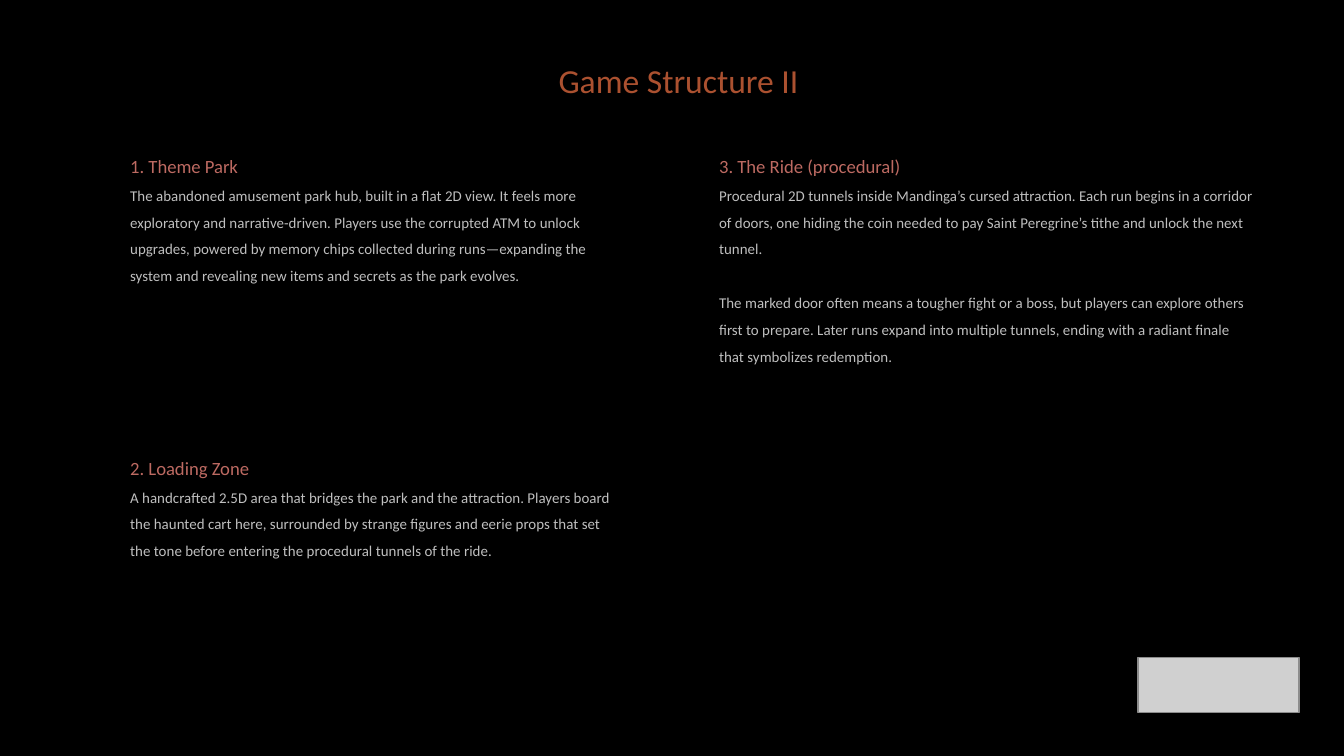
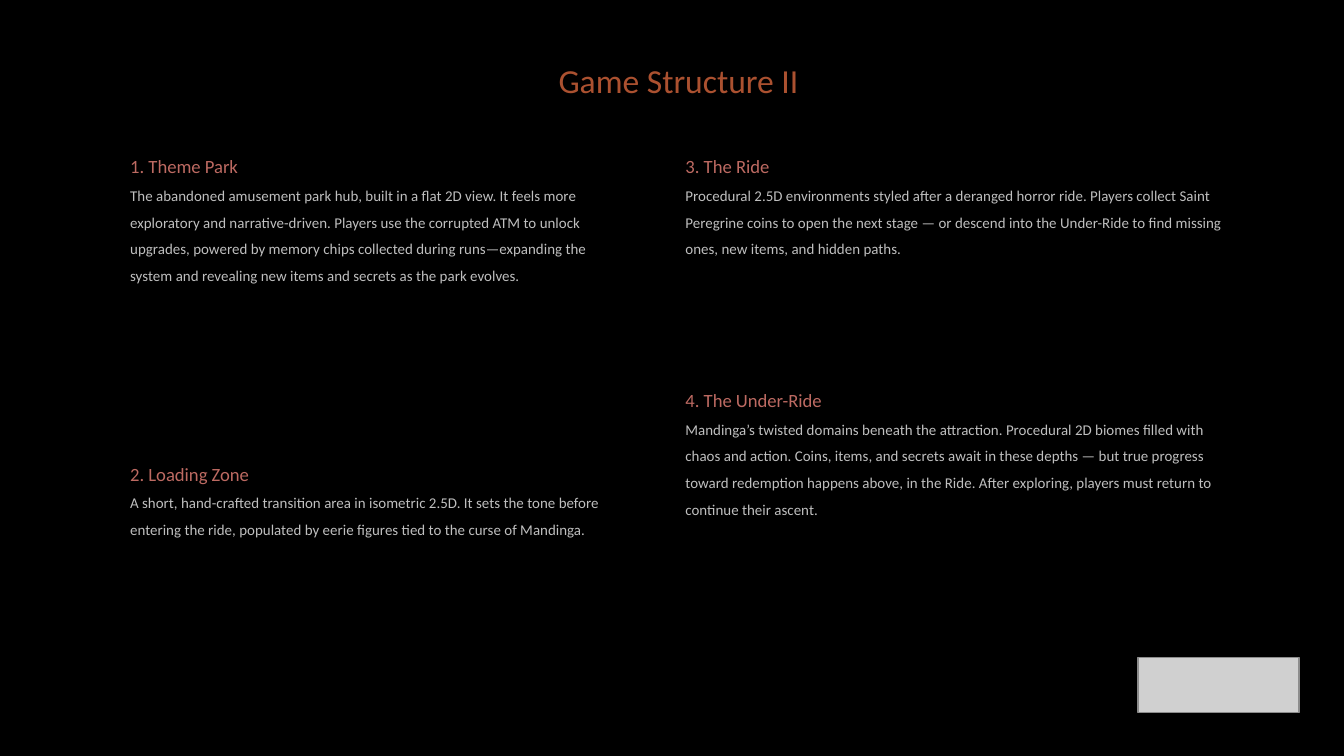
Before and after one commit to diegohcanepa/Remizione, a slide deck: slide 9 of Pitch Deck.pptx. Drawn at 1344x756 pixels with LibreOffice and Linux fonts; fonts in the diff are those of the drawing; grey boxes stand for pictures; background and template pictures are left out. Boxes give left, top, right and bottom in pixels: in the first picture for what was removed or moved away, otherwise in the second. Text is boxed around its words. In the diff, an @@ line names an element or a change of style, - is before the commit and + after.

```diff
--- a/Pitch Deck.pptx
+++ b/Pitch Deck.pptx
@@ text at [685,160,1221,257]: text changed @@
-3. The Ride (procedural)
-Procedural 2D tunnels inside Mandinga’s cursed attraction. Each run begins in a corridor of doors, one hiding the coin needed to pay Saint Peregrine’s tithe and unlock the next tunnel.
-The marked door often means a tougher fight or a boss, but players can explore others first to prepare. Later runs expand into multiple tunnels, ending with a radiant finale that symbolizes redemption.
+3. The Ride
+Procedural 2.5D environments styled after a deranged horror ride. Players collect Saint Peregrine coins to open the next stage — or descend into the Under-Ride to find missing ones, new items, and hidden paths.
@@ text added at [685,394,1212,515], 8 pt, text #BFBFBF @@
+4. The Under-Ride
+Mandinga’s twisted domains beneath the attraction. Procedural 2D biomes filled with chaos and action. Coins, items, and secrets await in these depths — but true progress toward redemption happens above, in the Ride. After exploring, players must return to continue their ascent.
@@ text at [130,497,599,538]: text changed @@
-A handcrafted 2.5D area that bridges the park and the attraction. Players board the haunted cart here, surrounded by strange figures and eerie props that set the tone before entering the procedural tunnels of the ride.
+A short, hand-crafted transition area in isometric 2.5D. It sets the tone before entering the ride, populated by eerie figures tied to the curse of Mandinga.
```
Also in this commit, not shown: 1 other slide changed, 44 other files.
